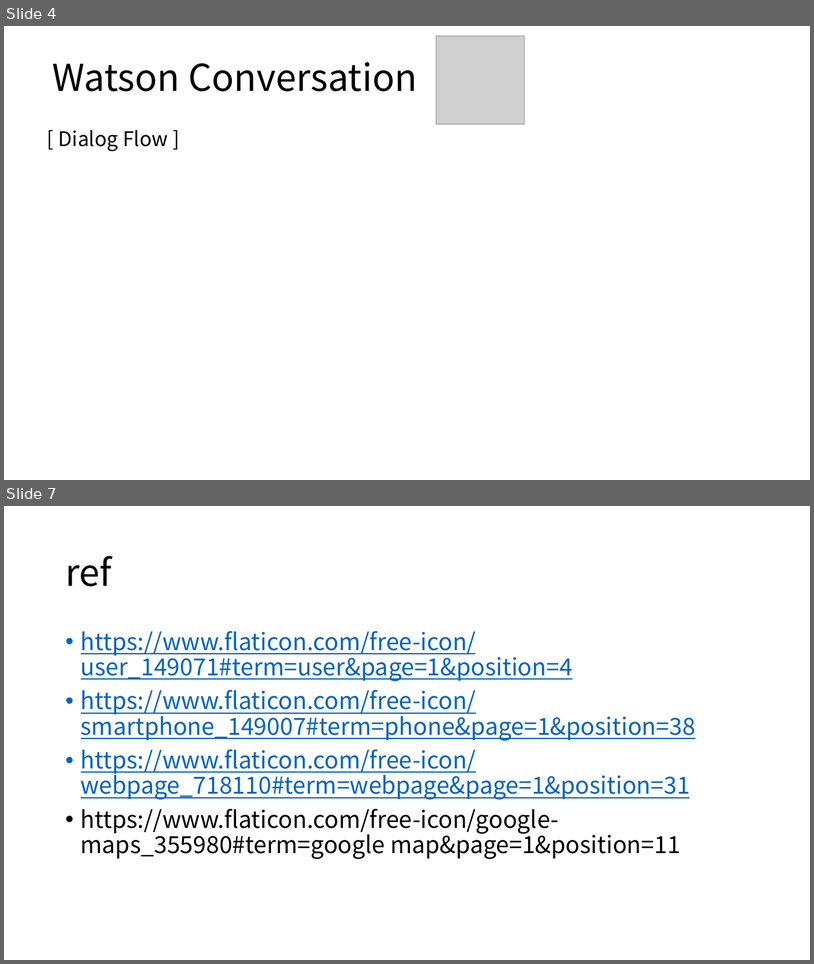
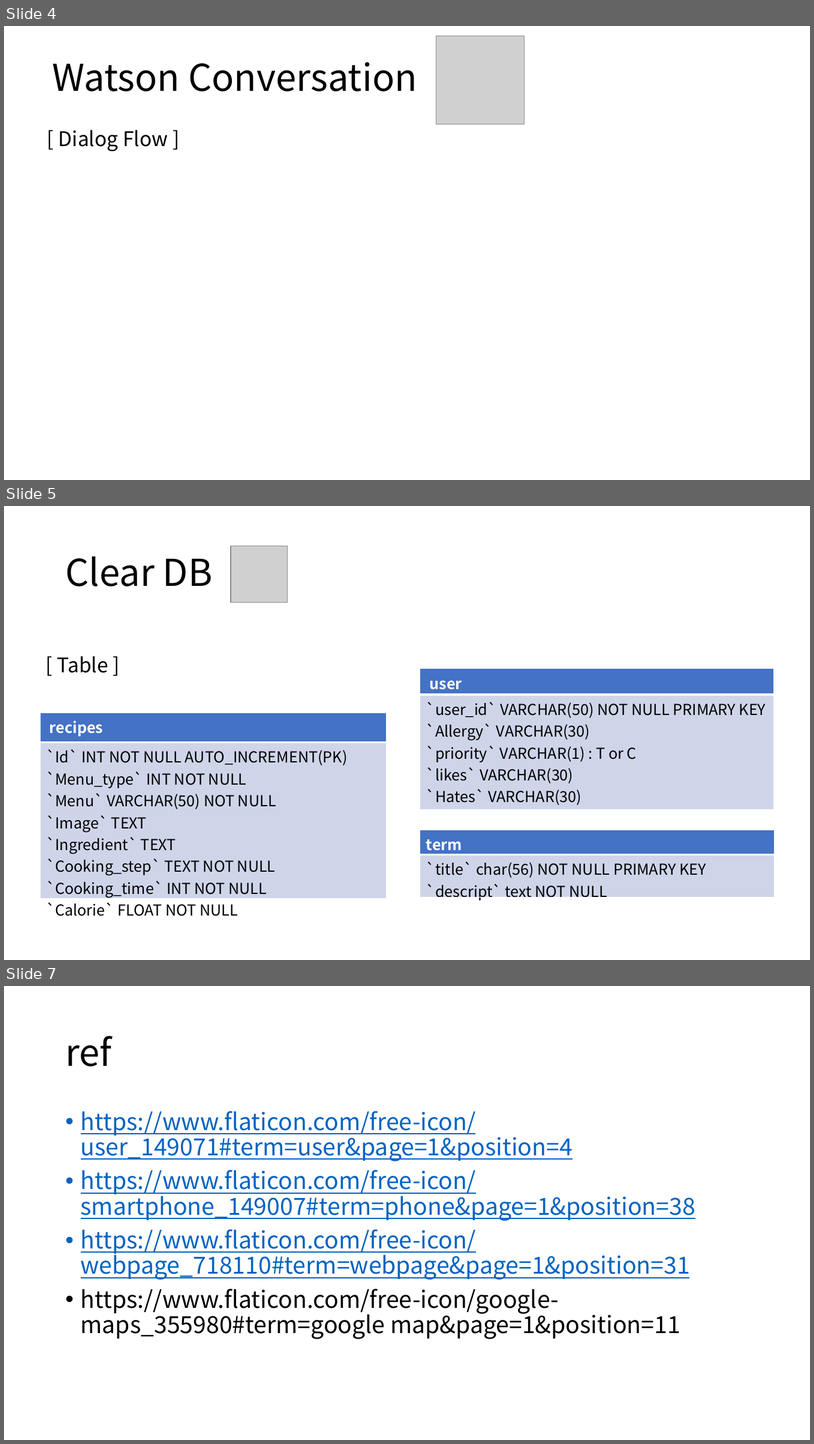
Before and after one commit to csy9608/capstone_chatbot, a slide deck: 설계도.pptx. Shown one above the other, each under a label of ours: slides 4 and 7 before the commit, slides 4, 5 and 7 after it; the slides between them are not shown. The pictures are 814x964 and 814x1444 pixels, drawn with LibreOffice and Linux fonts; fonts in the diff are those of the drawing; grey boxes stand for pictures. Boxes give left, top, right and bottom in pixels: in the first picture for what was removed or moved away, otherwise in the second. Text is boxed around its words. In the diff, an @@ line names an element or a change of style, - is before the commit and + after.

Commit message:
180410_csy

```diff
--- a/설계도.pptx
+++ b/설계도.pptx
@@ slide 5 added at <box>4,506,810,960</box>, background #FFFFFF @@
@@ title added at <box>65,556,213,586</box>, 44 pt, text #000000 @@
+Clear DB
@@ picture added at <box>231,546,288,603</box> @@
@@ text added at <box>57,656,108,673</box>, 24 pt, text #000000 @@
+[ Table ]
@@ table added at <box>420,669,774,810</box>, 2 rows, 1 columns @@
+user
+`user_id` VARCHAR(50) NOT NULL PRIMARY KEY / `Allergy` VARCHAR(30) / `priority` VARCHAR(1) : T or C / `likes` VARCHAR(30) / `Hates` VARCHAR(30)
@@ table added at <box>40,712,387,918</box>, 2 rows, 1 columns @@
+recipes
+`Id` INT NOT NULL AUTO_INCREMENT(PK) / `Menu_type` INT NOT NULL / `Menu` VARCHAR(50) NOT NULL / `Image` TEXT / `Ingredient` TEXT / `Cooking_step` TEXT NOT NULL / `Cooking_time` INT NOT NULL / `Calorie` FLOAT NOT NULL
@@ table added at <box>420,829,776,903</box>, 2 rows, 1 columns @@
+term
+`title` char(56) NOT NULL PRIMARY KEY / `descript` text NOT NULL
```
Also in this commit, not shown: 1 slide changed, 1 slide removed.
